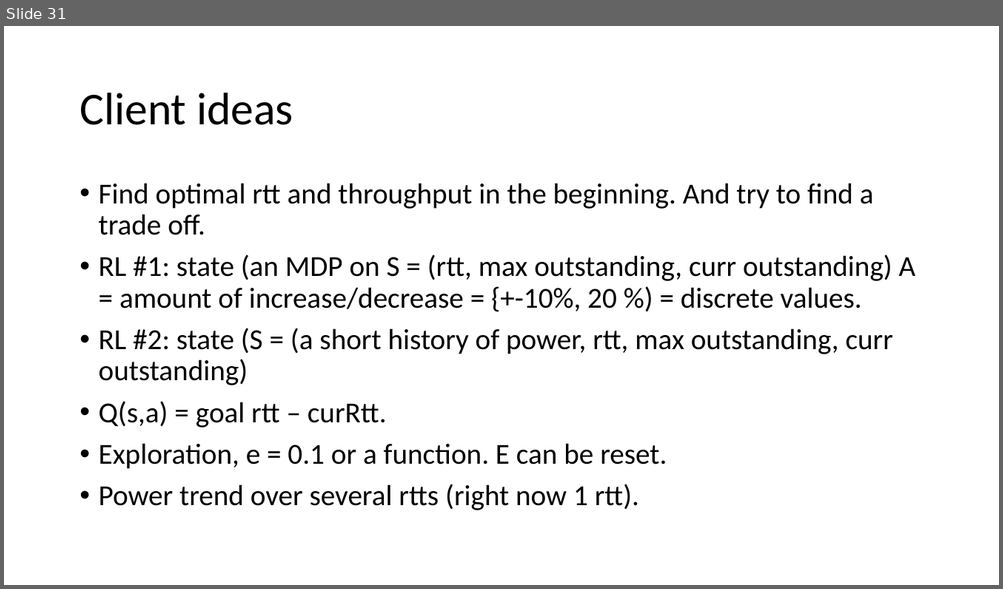
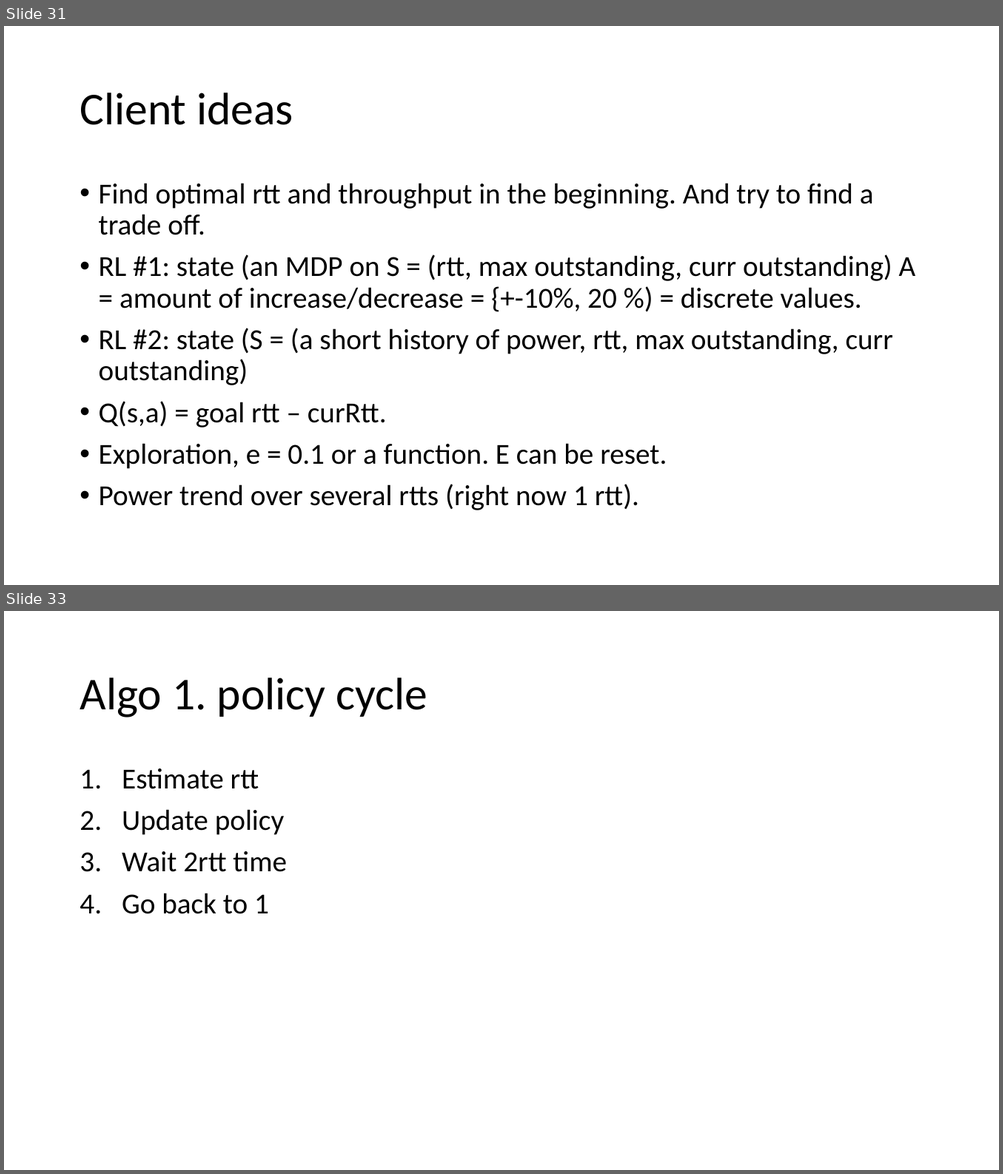
Before and after one commit to adhocmaster/pyns, a slide deck: doc/plan.pptx. Shown one above the other, each under a label of ours: slide 31 before the commit, slides 31 and 33 after it; the slides between them are not shown. The pictures are 1003x589 and 1003x1174 pixels, drawn with LibreOffice and Linux fonts; fonts in the diff are those of the drawing. Boxes give left, top, right and bottom in pixels: in the first picture for what was removed or moved away, otherwise in the second. Text is boxed around its words. In the diff, an @@ line names an element or a change of style, - is before the commit and + after.

```diff
--- a/doc/plan.pptx
+++ b/doc/plan.pptx
@@ slide 33 added at bbox=[4, 611, 999, 1170], background #FFFFFF @@
@@ title added at bbox=[79, 678, 428, 718], 44 pt, text #000000 @@
+Algo 1. policy cycle
@@ text added at bbox=[122, 769, 287, 914], 28 pt, text #000000 @@
+1. Estimate rtt
+2. Update policy
+3. Wait 2rtt time
+4. Go back to 1
```
Also in this commit, not shown: 2 other slides added, 1 slide removed, 10 other files.
